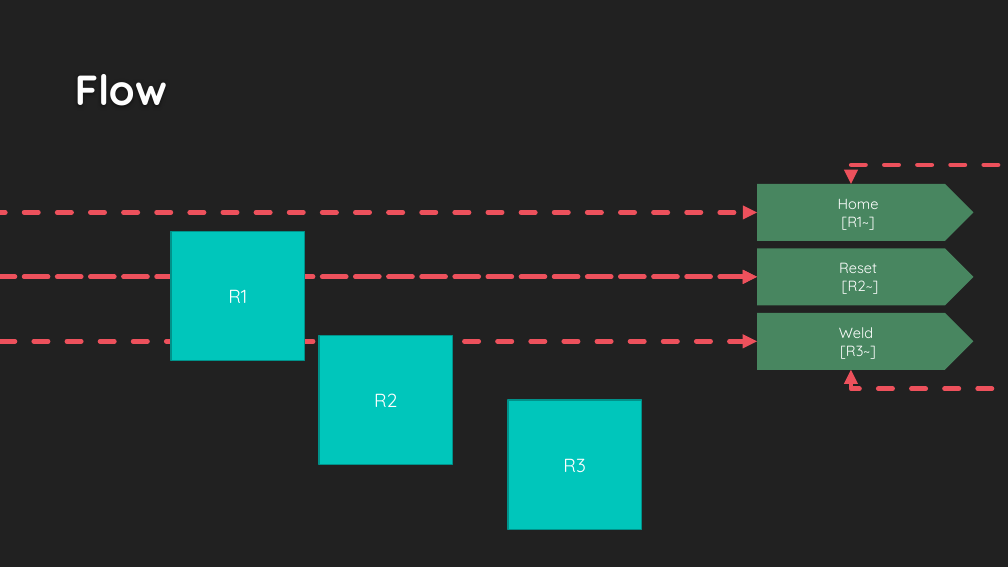
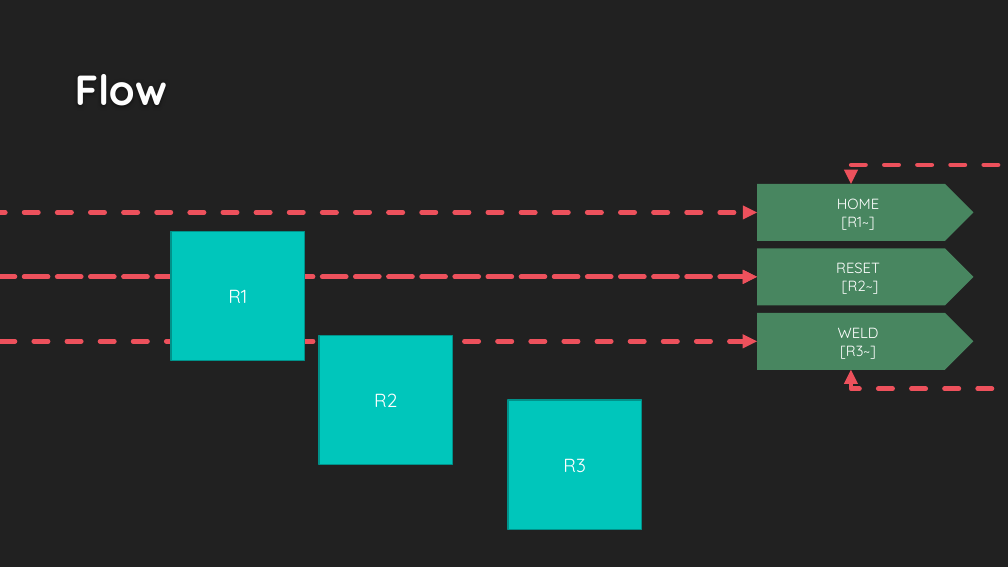
Before and after one commit to DualsoftDev/ds, a slide deck: slide 2 of DsDotNet/src/UnitTest/UnitTest.Engine/ImportOffice/Sample/Lib/Robot/Weld.pptx. Drawn at 1008x567 pixels with LibreOffice and Linux fonts; fonts in the diff are those of the drawing; background and template pictures are left out. Boxes give left, top, right and bottom in pixels: in the first picture for what was removed or moved away, otherwise in the second. Text is boxed around its words. In the diff, an @@ line names an element or a change of style, - is before the commit and + after.

```diff
--- a/DsDotNet/src/UnitTest/UnitTest.Engine/ImportOffice/Sample/Lib/Robot/Weld.pptx
+++ b/DsDotNet/src/UnitTest/UnitTest.Engine/ImportOffice/Sample/Lib/Robot/Weld.pptx
@@ text in pentagon arrow at box(837, 198, 879, 209): text changed @@
-Home
+HOME
@@ text in pentagon arrow at box(836, 262, 880, 273): text changed @@
-Reset
+RESET
@@ text in pentagon arrow at box(838, 327, 879, 338): text changed @@
-Weld
+WELD
```
Also in this commit, not shown: 12 other files.
